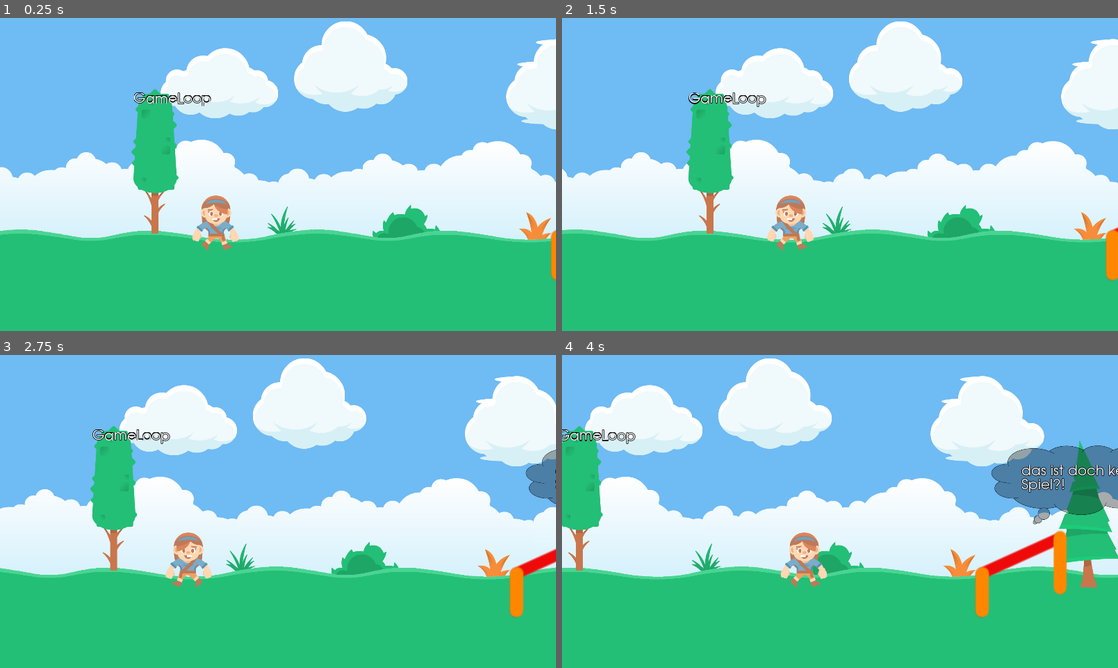
Above: before the commit, frames 1-4 (two rows, left to right).
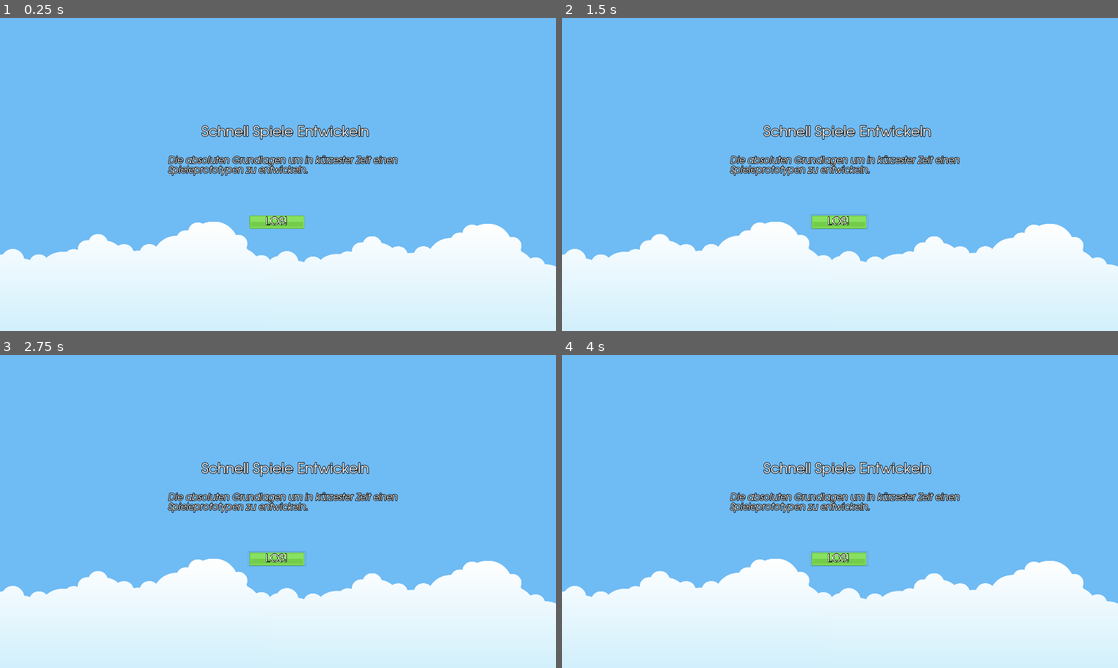
Above: after the commit, the same moments.

Repository: brean/Game-Dev-Intro
Game: Godot game, scene res://Scenes/Intro.tscn
Same seed, same stepped clock (60 frames per second), same inputs: the game is played once before the commit and once after it. Before the commit the project starts from res://Scenes/Main.tscn.
Inputs (mouse positions are in pixels of both pictures, inside the frame that each line leads up to):
- Up to frame 1 (0.25 s): no input
- Up to frame 2 (1.5 s): click (840, 221) at 0.52 s; tap Enter at 1.25 s; hold D (move_right) from 1.28 s (still down)
- Up to frame 3 (2.75 s): release D (move_right) at 2.03 s; hold A (move_left) from 2.03 s (still down)
- Up to frame 4 (4 s): release A (move_left) at 2.78 s; hold D (move_right) from 2.78 s (still down)

The runs differ from the first frame. In frame 1, 66% of the frame differs, in the area x 0-100%, y 1-100%; in frame 2, 66%; in frame 3, 68%; in frame 4, 71%.

Commit message:
Start with Intro and fix GO-Button

Diff:
--- a/Scenes/Intro.tscn
+++ b/Scenes/Intro.tscn
@@ -4,7 +4,7 @@
 [ext_resource path="res://Images/background/cloudLayer1.png" type="Texture" id=2]
 [ext_resource path="res://fonts/texgyre.tres" type="DynamicFont" id=3]
 [ext_resource path="res://fonts/texgyre-italics.tres" type="DynamicFont" id=4]
-[ext_resource path="res://Images/ui/green_button05.png" type="Texture" id=5]
+[ext_resource path="res://Images/ui/green_button01.png" type="Texture" id=5]
 
 [node name="Node2D" type="Node2D"]
 
@@ -44,24 +44,29 @@
 custom_fonts/normal_font = ExtResource( 4 )
 bbcode_enabled = true
 bbcode_text = "Die absoluten Grundlagen um in kürzester Zeit einen Spieleprototypen zu entwickeln."
-text = "Die absoluten Grundlagen um in kürzester Zeit einen
-                   Spieleprototypen zu entwickeln."
+text = "Die absoluten Grundlagen um in kürzester Zeit einen Spieleprototypen zu entwickeln."
 scroll_active = false
 
-[node name="green_button05" type="TouchScreenButton" parent="."]
+[node name="Button" type="Button" parent="."]
+margin_left = 856.477
+margin_top = 677.802
+margin_right = 1058.48
+margin_bottom = 728.802
+action_mode = 0
+icon = ExtResource( 5 )
+flat = true
+
+[node name="Node2D" type="Node2D" parent="Button"]
 position = Vector2( 852.004, 699.276 )
-scale = Vector2( 1.5, 1.5 )
-normal = ExtResource( 5 )
-
-[node name="Node2D" type="Node2D" parent="green_button05"]
 scale = Vector2( 0.75, 0.75 )
 
-[node name="RichTextLabel3" type="RichTextLabel" parent="green_button05/Node2D"]
-margin_left = 2.0
-margin_top = 9.00015
-margin_right = 253.0
-margin_bottom = 54.0002
+[node name="RichTextLabel3" type="RichTextLabel" parent="Button/Node2D"]
+margin_left = -1057.33
+margin_top = -922.96
+margin_right = -951.326
+margin_bottom = -873.96
 rect_clip_content = false
+mouse_filter = 2
 custom_fonts/normal_font = ExtResource( 3 )
 bbcode_enabled = true
 bbcode_text = "[center]LOS![/center]"
--- a/project.godot
+++ b/project.godot
@@ -16,7 +16,7 @@
 [application]
 
 config/name="Game Dev Intro"
-run/main_scene="res://Scenes/Main.tscn"
+run/main_scene="res://Scenes/Intro.tscn"
 boot_splash/fullsize=false
 config/icon="res://icon.png"
 
Binary file added: Images/ui/green_button01.png
Not shown, added: Images/ui/green_button01.png.import
Binary file added: Images/ui/green_button02.png
Not shown, added: Images/ui/green_button02.png.import
